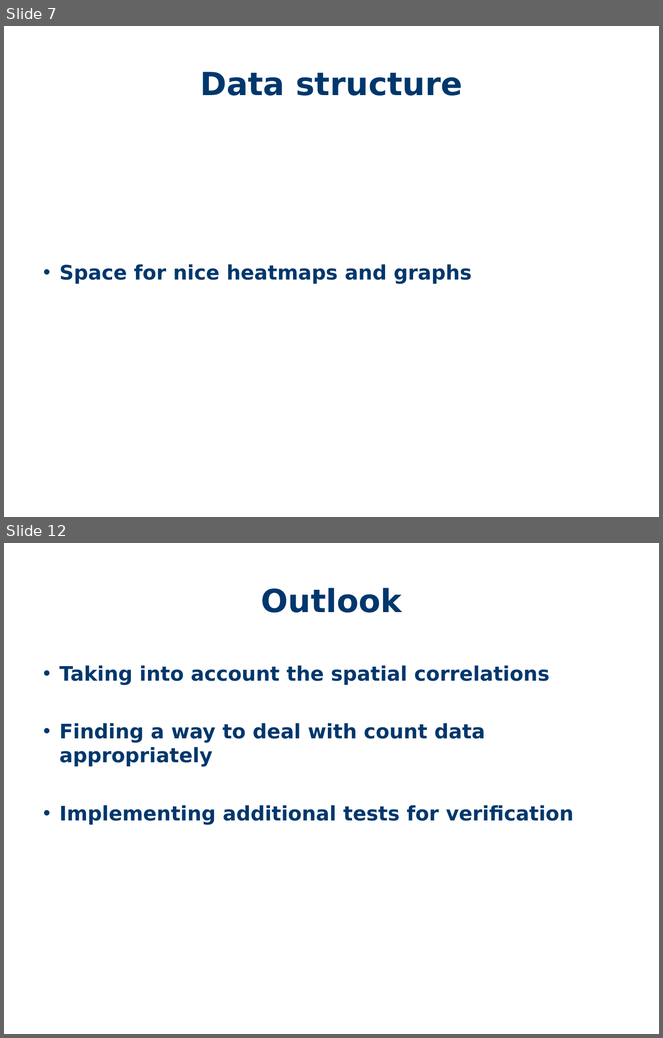
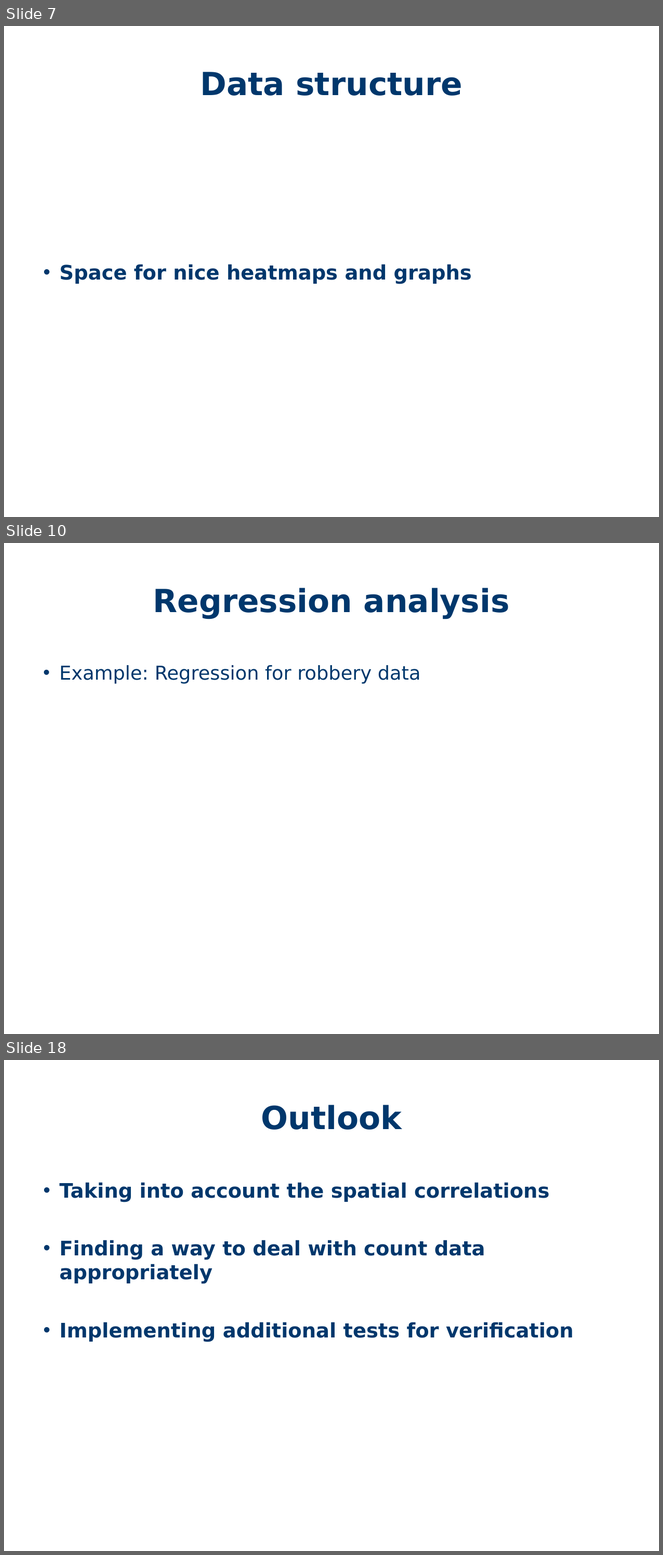
Before and after one commit to PetraBurdejova/spl2018take2, a slide deck: SPL.ppt. Shown one above the other, each under a label of ours: slides 7 and 12 before the commit, slides 7, 10 and 18 after it; the slides between them are not shown. The pictures are 663x1038 and 663x1555 pixels, drawn with LibreOffice and Linux fonts; fonts in the diff are those of the drawing; background and template pictures are left out. Boxes give left, top, right and bottom in pixels: in the first picture for what was removed or moved away, otherwise in the second. Text is boxed around its words. In the diff, an @@ line names an element or a change of style, - is before the commit and + after.

```diff
--- a/SPL.ppt
+++ b/SPL.ppt
@@ slide 10 added at <box>4,543,659,1034</box>, background #FFFFFF @@
@@ title added at <box>153,588,510,618</box>, 35 pt, text #00376C, bold @@
+Regression analysis
@@ text added at <box>59,665,421,684</box>, 21 pt, text #00376C @@
+• Example: Regression for robbery data
@@ what was slide 12 is now slide 18 @@
```
Also in this commit, not shown: 1 slide changed, 7 other slides added, 2 slides removed.
